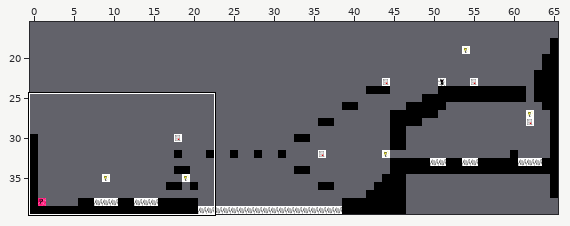
Two states of a Tiled map, core/assets/maps/level-1.tmx. Above, an overview of the earlier version with the close-up marked.
Close-up. Before the commit:
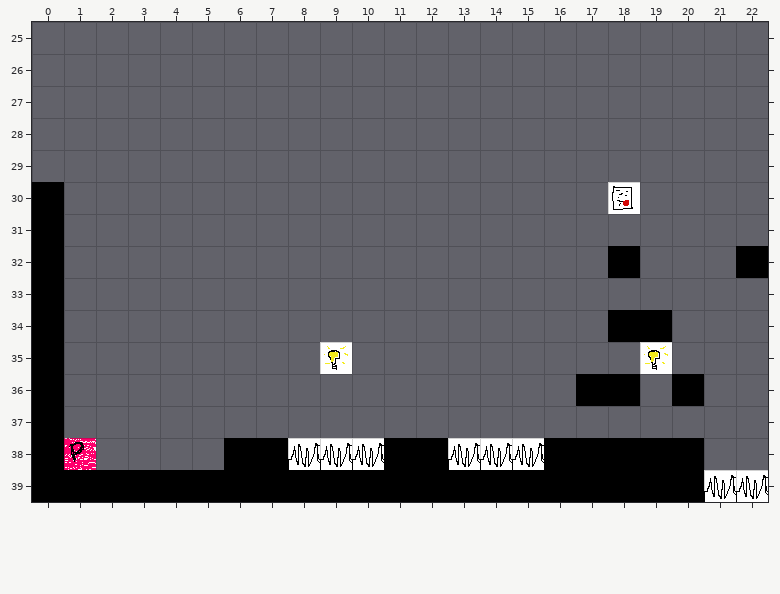
Cells are 32x32 px. Shown: x 0..22, y 25..39. The commit also changed other parts of the map, which this record leaves out.
After:
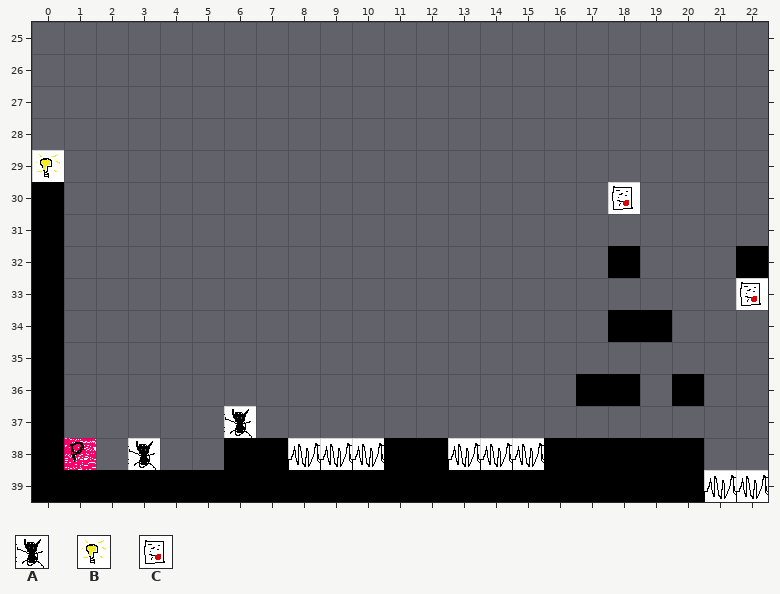
Key: from "tiledMap": A 2, B 3, C 4.
_ is an empty cell.
The author wrote: fixing bug: setting more than one goblin is now possible
Changes in this commit:
Layer "certificates":
y 33: x 22 _ -> C
Layer "goblin":
y 37: x 6 _ -> A
y 38: x 3 _ -> A
Layer "light":
y 29: x 0 _ -> B
y 35: x 9 B -> _; x 19 B -> _
